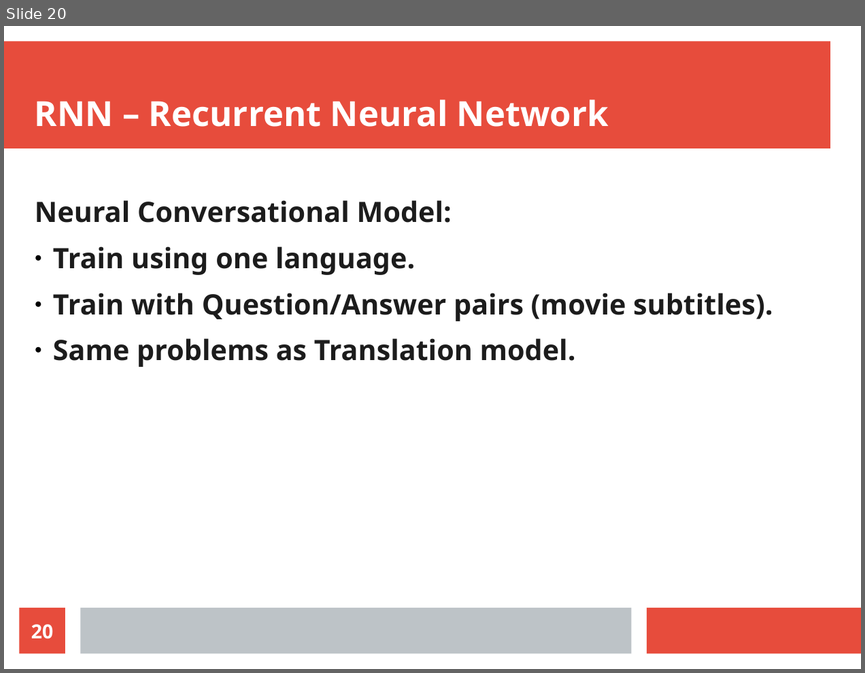
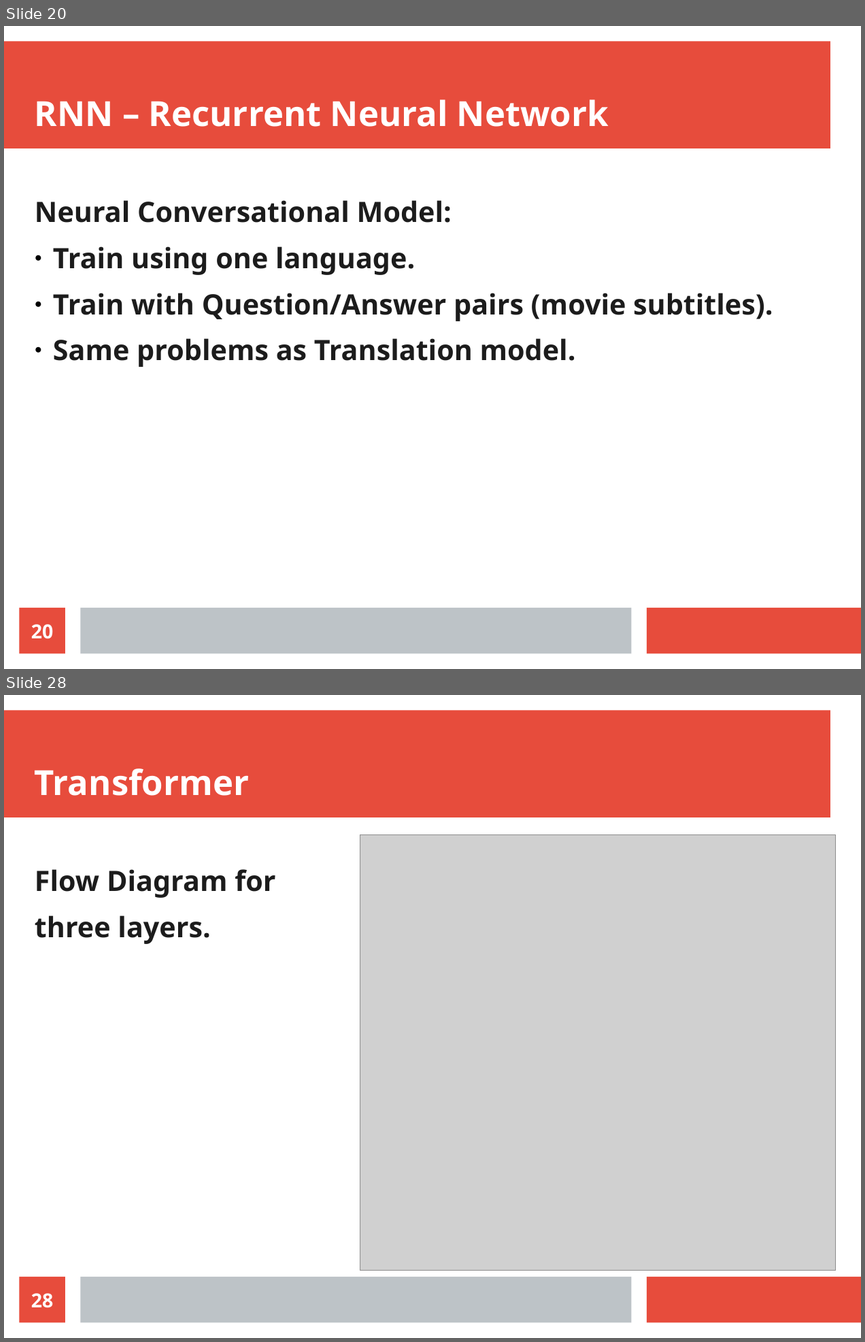
Before and after one commit to radiodee1/liebman_spring20, a slide deck: pdf/thesis_presentation.odp. Shown one above the other, each under a label of ours: slide 20 before the commit, slides 20 and 28 after it; the slides between them are not shown. The pictures are 865x673 and 865x1342 pixels, drawn with LibreOffice and Linux fonts; fonts in the diff are those of the drawing; grey boxes stand for pictures. Boxes give left, top, right and bottom in pixels: in the first picture for what was removed or moved away, otherwise in the second. Text is boxed around its words. In the diff, an @@ line names an element or a change of style, - is before the commit and + after.

```diff
--- a/pdf/thesis_presentation.odp
+++ b/pdf/thesis_presentation.odp
@@ slide 28 added at [4,695,861,1338], background #FFFFFF; not listed: 3 template elements that a slide beside it also shows @@
@@ title added at [35,768,249,796], 32 pt, text #FFFFFF, bold @@
+Transformer
@@ picture added at [360,835,836,1270] @@
@@ text added at [35,869,275,944], 26 pt, text #1C1C1C, bold @@
+Flow Diagram for
+three layers.
@@ page number added at [20,1276,65,1323], fill #E74C3C, 18 pt, text #FFFFFF, bold @@
+28
```
Also in this commit, not shown: 7 other slides added, 1 other file.
